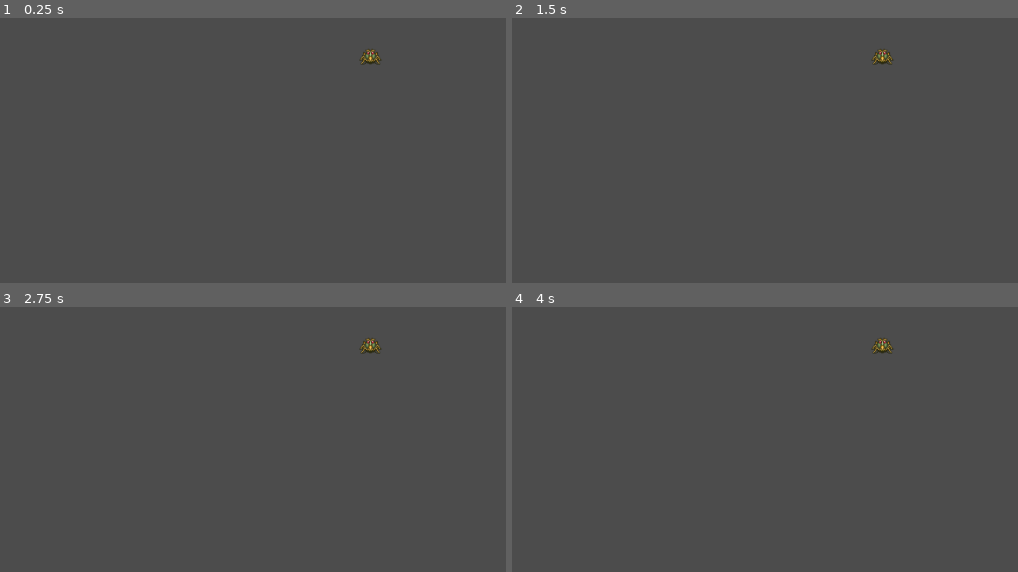
Above: before the commit, frames 1-4 (two rows, left to right).
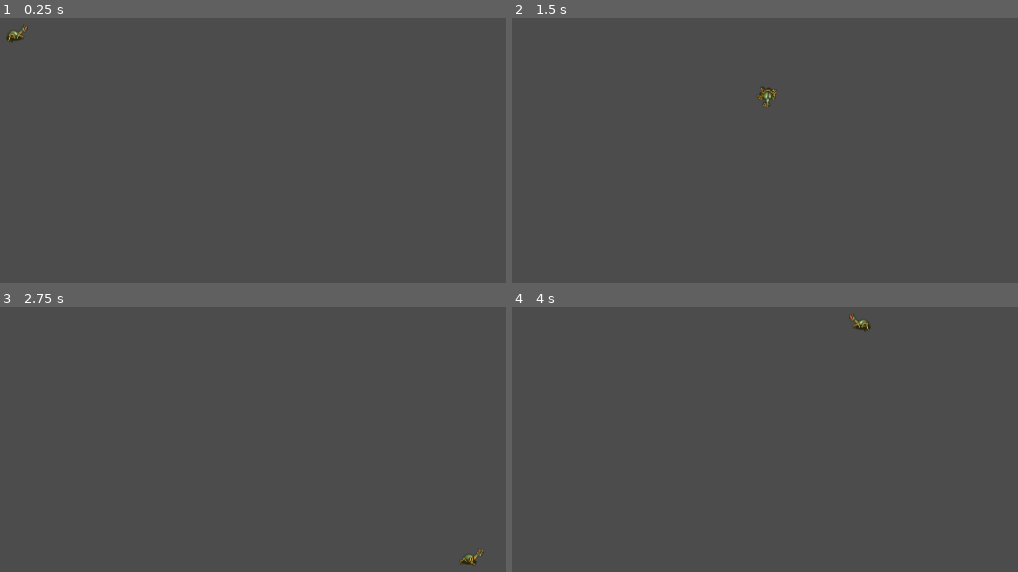
Above: after the commit, the same moments.

Repository: CS3398-Titan-HelloWorld/RoombaAttack
Game: Godot game, scene res://Player.tscn
Same seed, same stepped clock (60 frames per second), same inputs: the game is played once before the commit and once after it. The project has no main scene, so this scene is started directly.
Inputs:
- Up to frame 1 (0.25 s): no input
- Up to frame 2 (1.5 s): tap Enter at 0.5 s; hold Right (ui_right) 0.53-1.28 s; hold Down (ui_down) from 1.28 s (still down)
- Up to frame 3 (2.75 s): release Down (ui_down) at 2.03 s; hold Right (ui_right) from 2.03 s (still down)
- Up to frame 4 (4 s): tap Space at 2.75 s; release Right (ui_right) at 2.78 s; hold Up (ui_up) 2.78-3.53 s; tap Enter at 3.5 s; hold Left (ui_left) from 3.53 s (still down)

The runs differ from the first frame. In frame 1, 0.3% of the frame differs, in the area x 1-76%, y 2-18%; in frame 2, 0.3%, in the area x 48-76%, y 11-34%; in frame 3, 0.3%; in frame 4, 0.3%.

Commit message:
I added the player movement and animation script and also added the hitbox for the player. Need to find a way to add better hit boxes for directional animations in sprint 2.

Diff:
--- /dev/null
+++ b/RoombaAttack/Player.gd
@@ -0,0 +1,37 @@
+extends KinematicBody2D
+
+export (int) var speed
+var screensize
+
+func _ready():
+	screensize = get_viewport_rect().size
+	pass
+
+func _process(delta):
+	var velocity = Vector2()
+	if Input.is_action_pressed("ui_right"):
+		velocity.x +=1
+	if Input.is_action_pressed("ui_left"):
+		velocity.x -=1
+	if Input.is_action_pressed("ui_down"):
+		velocity.y +=1
+	if Input.is_action_pressed("ui_up"):
+		velocity.y -=1
+	if velocity.length() > 0:
+		velocity = velocity.normalized() * speed
+		$AnimatedSprite.play()
+	else:
+		$AnimatedSprite.stop()
+
+	position += velocity * delta
+	position.x = clamp(position.x, 0, screensize.x)
+	position.y = clamp(position.y, 0, screensize.y)
+
+	if velocity.x != 0:
+		$AnimatedSprite.animation = "Right"
+		$AnimatedSprite.flip_v = false
+		$AnimatedSprite.flip_h =  velocity.x < 0
+	elif velocity.y != 0:
+		$AnimatedSprite.animation = "Up"
+		$AnimatedSprite.flip_v = velocity.y > 0
+	pass
--- a/RoombaAttack/Player.tscn
+++ b/RoombaAttack/Player.tscn
@@ -1,6 +1,62 @@
-[gd_scene load_steps=3 format=2]
+[gd_scene load_steps=17 format=2]
 
-[ext_resource path="res://Sprites/Player/BeetleD0.png" type="Texture" id=1]
+[ext_resource path="res://Player.gd" type="Script" id=1]
+[ext_resource path="res://Sprites/Player/BeetleL1.png" type="Texture" id=2]
+[ext_resource path="res://Sprites/Player/BeetleL2.png" type="Texture" id=3]
+[ext_resource path="res://Sprites/Player/BeetleR1.png" type="Texture" id=4]
+[ext_resource path="res://Sprites/Player/BeetleR2.png" type="Texture" id=5]
+[ext_resource path="res://Sprites/Player/BeetleD0.png" type="Texture" id=6]
+[ext_resource path="res://Sprites/Player/BeetleU1.png" type="Texture" id=7]
+[ext_resource path="res://Sprites/Player/Beetle_20.png" type="Texture" id=8]
+[ext_resource path="res://Sprites/Player/BeetleL0.png" type="Texture" id=9]
+[ext_resource path="res://Sprites/Player/BeetleR0.png" type="Texture" id=10]
+[ext_resource path="res://Sprites/Player/BeetleD1.png" type="Texture" id=11]
+[ext_resource path="res://Sprites/Player/BeetleD2.png" type="Texture" id=12]
+[ext_resource path="res://Sprites/Player/BeetleU0.png" type="Texture" id=13]
+
+[sub_resource type="SpriteFrames" id=3]
+
+animations = [ {
+"frames": [ ExtResource( 2 ), ExtResource( 3 ) ],
+"loop": true,
+"name": "Left",
+"speed": 5.0
+}, {
+"frames": [ ExtResource( 4 ), ExtResource( 5 ) ],
+"loop": true,
+"name": "Right",
+"speed": 5.0
+}, {
+"frames": [ ExtResource( 6 ) ],
+"loop": true,
+"name": "Idel_Down",
+"speed": 5.0
+}, {
+"frames": [ ExtResource( 7 ), ExtResource( 8 ) ],
+"loop": true,
+"name": "Up",
+"speed": 5.0
+}, {
+"frames": [ ExtResource( 9 ) ],
+"loop": true,
+"name": "Idel_Left",
+"speed": 5.0
+}, {
+"frames": [ ExtResource( 10 ) ],
+"loop": true,
+"name": "Idel_Right",
+"speed": 5.0
+}, {
+"frames": [ ExtResource( 11 ), ExtResource( 12 ) ],
+"loop": true,
+"name": "Down",
+"speed": 5.0
+}, {
+"frames": [ ExtResource( 13 ) ],
+"loop": true,
+"name": "Idel_Up",
+"speed": 5.0
+} ]
 
 [sub_resource type="Animation" id=1]
 
@@ -21,16 +77,32 @@
 "values": [ 0, 0, 0, 0 ]
 }
 
-[node name="Node2D" type="Node2D" index="0"]
+[sub_resource type="CircleShape2D" id=4]
 
-position = Vector2( 482.096, 59.7568 )
+custom_solver_bias = 0.0
+radius = 14.6078
 
-[node name="Sprite" type="Sprite" parent="." index="0"]
+[node name="Player" type="KinematicBody2D" index="0"]
 
-texture = ExtResource( 1 )
+position = Vector2( 29.9184, 31.5544 )
+input_pickable = false
+collision_layer = 1
+collision_mask = 1
+collision/safe_margin = 0.08
+script = ExtResource( 1 )
+__meta__ = {
+"_edit_group_": true
+}
+speed = 400
+
+[node name="AnimatedSprite" type="AnimatedSprite" parent="." index="0"]
+
+frames = SubResource( 3 )
+animation = "Right"
+playing = true
 _sections_unfolded = [ "Animation" ]
 
-[node name="AnimationPlayer" type="AnimationPlayer" parent="Sprite" index="0"]
+[node name="AnimationPlayer" type="AnimationPlayer" parent="AnimatedSprite" index="0"]
 
 root_node = NodePath("..")
 autoplay = ""
@@ -39,3 +111,11 @@
 playback_speed = 1.0
 anims/Walk_Down = SubResource( 1 )
 blend_times = [  ]
+
+[node name="CollisionShape" type="CollisionShape2D" parent="." index="1"]
+
+position = Vector2( 0.518285, -1.01742 )
+rotation = 0.431096
+scale = Vector2( 1.16196, 0.827516 )
+shape = SubResource( 4 )
+_sections_unfolded = [ "Transform" ]
